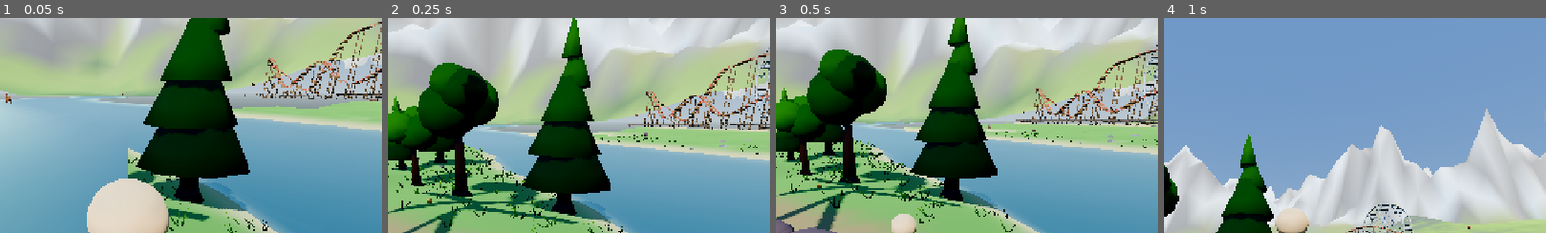
Above: before the commit, frames 1-4 (left to right).
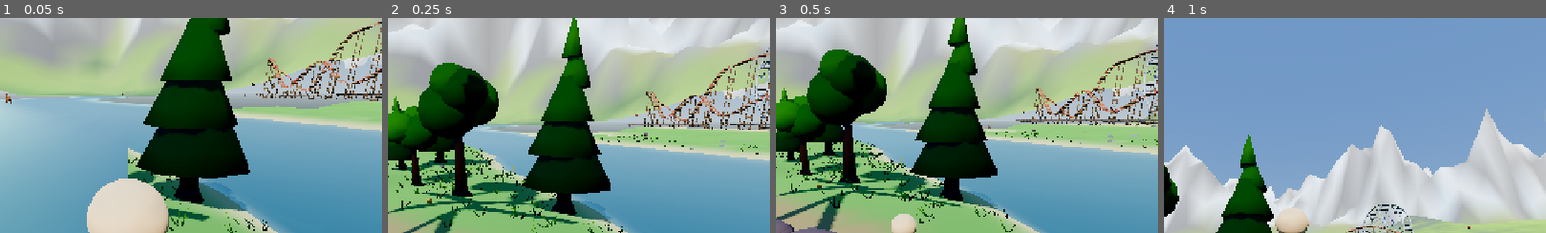
Above: after the commit, the same moments.

Repository: kabartay/aava
Game: Godot game, scene res://main.tscn
Two runs of this game, one before a commit and one after it. Both use one fixed random seed, a clock stepped at 60 frames per second and the inputs below.
Inputs (mouse positions are % of the whole screen's width and height, from its top left):
- Up to frame 1 (0.05 s): no input
- Up to frame 2 (0.25 s): no input
- Up to frame 3 (0.5 s): no input
- Up to frame 4 (1 s): tap Enter at 0.5 s; drag from (50, 50) to (60, 28) at 0.52 s
The pictures show only the part of the screen within x 33-83%, y 1-51%; the shares and areas given below are measured in that part.

Frames 1-2 are identical in both runs. In frame 3, 0.3% of the frame differs, in the area x 33-67%, y 48-52%; in frame 4, nothing differs.

Commit message:
Make the crossing rideable from both banks, and stop ejecting on a flicker
The deck was rideable and the bank it lands on was not. The approach at
the camp's end is the river's own bank — steeper than a bicycle takes and
close enough to the water to be refused outright — so a child rode up to
the bridge and was put on their feet in front of it, which is the one
place in the valley where "not here" makes no sense. The crossing now
carries a short apron: the deck's footprint reaching a few metres past
each abutment and a stride either side, at about the height the deck
lands at. Short, because it must not become a licence to ride along the
river.

And a rider was put down the instant a single frame said the ground would
not do. A single frame is a low bar: a wheel over the lip of a bank, a
body half over the edge of that apron, one physics step sampling a point
the machine is already leaving. It takes most of half a second of
genuinely impossible ground now, which is why switching the camera —
which writes the save, and takes a long frame to do it — could also throw
somebody off a bicycle.

Diff:
--- a/src/main.gd
+++ b/src/main.gd
@@ -608,7 +608,19 @@
 		MountKinds.floats(about) if about != &"" else false,
 		MountKinds.kind_of(about) if about != &"" else &""
 	)
+	# Ground a mount cannot take, for longer than a moment.
+	#
+	# It used to put the rider down the instant a single frame said no, and a
+	# single frame is a low bar: a wheel over the lip of a bank, a body half
+	# over the edge of the bridge's apron, one physics step in which the
+	# height field is consulted at a point the machine is already leaving. A
+	# short grace means a child has to actually be somewhere impossible rather
+	# than to have passed through it.
 	if riding != &"" and not world.mounts.can_ride_over(riding, player.global_position):
+		_bad_ground += delta
+	else:
+		_bad_ground = 0.0
+	if riding != &"" and _bad_ground > STUCK_GROUND:
 		# Ridden somewhere this mount cannot go — put the child down rather than
 		# stranding them on a bicycle halfway up a cliff. Back on the last
 		# ground it was willing to stand on, not on the slope that refused it:
@@ -619,7 +631,8 @@
 		player.riding = &""
 		camera_rig.set_eye_lift(0.0)
 		sounds.play(Sounds.Sound.REFUSE)
-	elif riding != &"":
+		_bad_ground = 0.0
+	elif riding != &"" and _bad_ground <= 0.0:
 		world.mounts.note_good_ground(player.global_position)
 
 	# How deep the player is *submerged* — not how deep the water is where they
@@ -1365,6 +1378,12 @@
 ## machine climbing a bank lifts its rider with it; a wheel meeting a step
 ## should not fire them upwards.
 const RIDER_LIFTS := 6.0
+
+## How long a mount may stand on ground it cannot take before its rider is put
+## down. Long enough that crossing a lip is not an ejection, short enough that
+## nobody rides up a cliff.
+const STUCK_GROUND := 0.45
+var _bad_ground := 0.0
 var _held_last := Player.NOT_HELD
 
 func _outside_the_shop(offset: Vector3) -> Vector3:
--- a/src/world/height_field.gd
+++ b/src/world/height_field.gd
@@ -238,6 +238,35 @@
 func is_on_the_bridge(at: Vector3) -> bool:
 	var deck := bridge_deck_at(at.x, at.z)
 	return not is_nan(deck) and absf(at.y - deck) < BridgeSpec.ON_DECK_REACH
+
+## And the ground at either end of it, where a rider joins and leaves.
+##
+## The deck is rideable and the bank it lands on was not: the approach at the
+## camp's end is the river's own bank, which is steeper than a bicycle will
+## take and close enough to the water to be refused outright. So a child rode
+## up to the bridge and was put on their feet in front of it, which is the one
+## place in the valley where being told "not here" makes no sense at all.
+##
+## A short apron, then: the deck's own footprint reaching a few metres past
+## each abutment and a stride either side of it, at about the height of the
+## deck. Short, because it must not become a licence to ride along the river.
+func at_the_crossing(at: Vector3) -> bool:
+	if is_on_the_bridge(at):
+		return true
+	var crossing_x := river_centre_x(BridgeSpec.CENTRE_Z)
+	if absf(at.z - BridgeSpec.CENTRE_Z) > BridgeSpec.HALF_WIDTH + CROSSING_APRON:
+		return false
+	var along := absf(at.x - crossing_x)
+	if along > BridgeSpec.HALF_SPAN + CROSSING_APRON or along < BridgeSpec.HALF_SPAN - 1.0:
+		return false
+	# Only near the height the deck lands at: the bank below it is still bank.
+	var ends := bridge_deck_at(
+		crossing_x + signf(at.x - crossing_x) * BridgeSpec.HALF_SPAN, BridgeSpec.CENTRE_Z
+	)
+	return not is_nan(ends) and absf(at.y - ends) < 2.0
+
+## How far past the crossing its apron reaches.
+const CROSSING_APRON := 4.0
 
 func height_at(x: float, z: float) -> float:
 	var floor_height := _raw_height(x, z)
--- a/src/world/mounts.gd
+++ b/src/world/mounts.gd
@@ -810,7 +810,7 @@
 	# the one place the ground underneath it has nothing to say about whether
 	# it can be ridden: the deck is level enough for anything, and the bank it
 	# arches over is not.
-	if field.is_on_the_bridge(at):
+	if field.at_the_crossing(at):
 		return true
 
 	var camp := field.camp_centre()
